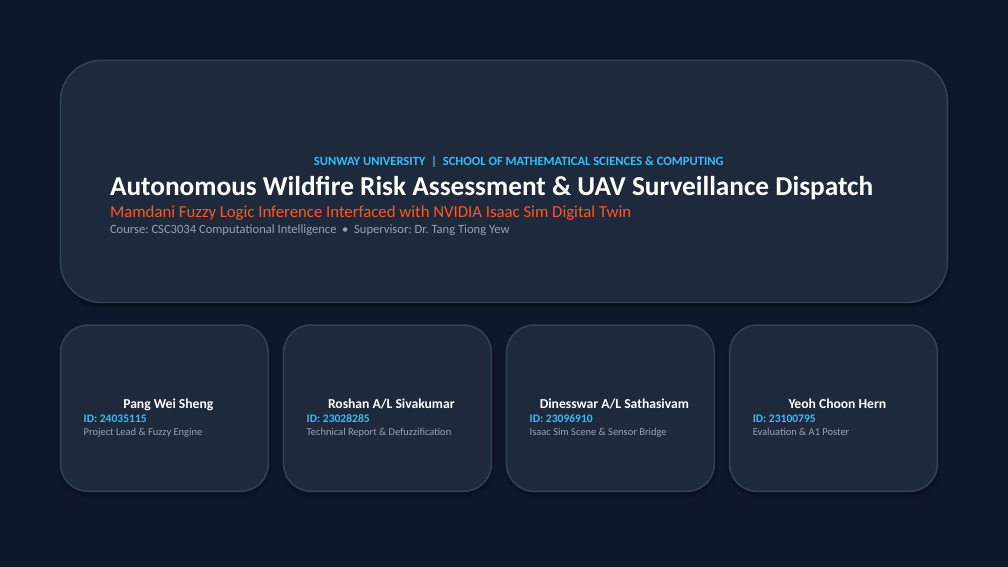
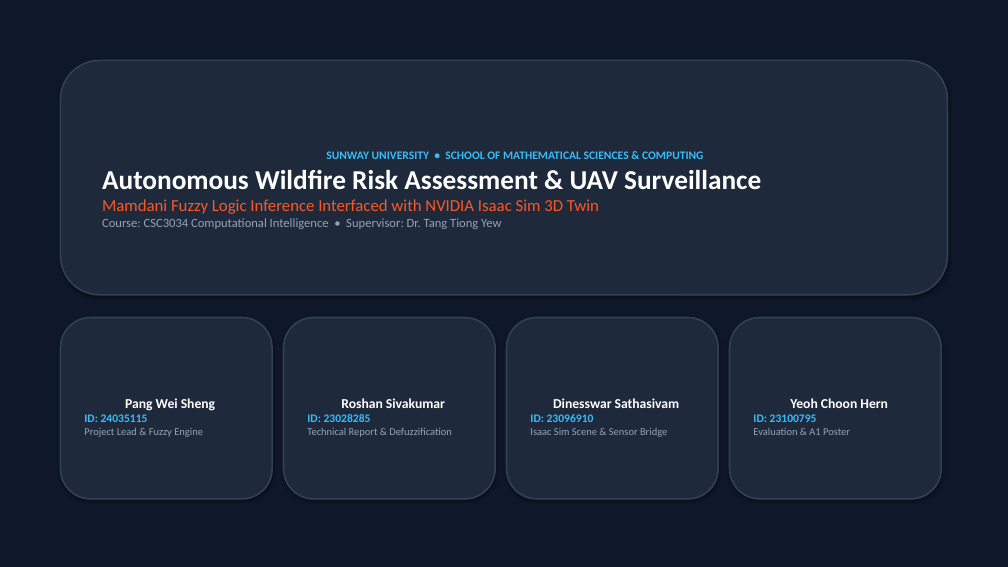
Before and after one commit to 123haiku/csc3034-fuzzy-wildfire-sim, a slide deck: slide 1 of docs/presentation/CSC3034_Presentation_Slides.pptx. Drawn at 1008x567 pixels with LibreOffice and Linux fonts; fonts in the diff are those of the drawing. Boxes give left, top, right and bottom in pixels: in the first picture for what was removed or moved away, otherwise in the second. Text is boxed around its words. In the diff, an @@ line names an element or a change of style, - is before the commit and + after.

```diff
--- a/docs/presentation/CSC3034_Presentation_Slides.pptx
+++ b/docs/presentation/CSC3034_Presentation_Slides.pptx
@@ rounded rectangle "SUNWAY UNIVERSITY • SCHOOL OF ...": place and size @@
-rounded rectangle "SUNWAY UNIVERSITY • SCHOOL OF ..." at <box>60,60,948,302</box>
+rounded rectangle "SUNWAY UNIVERSITY • SCHOOL OF ..." at <box>60,60,948,295</box>
@@ text in rounded rectangle at <box>102,151,761,214</box>: text changed @@
-SUNWAY UNIVERSITY | SCHOOL OF MATHEMATICAL SCIENCES & COMPUTING
-Autonomous Wildfire Risk Assessment & UAV Surveillance Dispatch
-Mamdani Fuzzy Logic Inference Interfaced with NVIDIA Isaac Sim Digital Twin
+SUNWAY UNIVERSITY • SCHOOL OF MATHEMATICAL SCIENCES & COMPUTING
+Autonomous Wildfire Risk Assessment & UAV Surveillance
+Mamdani Fuzzy Logic Inference Interfaced with NVIDIA Isaac Sim 3D Twin
@@ rounded rectangle "Pang Wei Sheng": place and size @@
-rounded rectangle "Pang Wei Sheng" at <box>60,325,268,492</box>
+rounded rectangle "Pang Wei Sheng" at <box>60,318,272,499</box>
@@ rounded rectangle "Roshan Sivakumar": place and size @@
-rounded rectangle "Roshan Sivakumar" at <box>284,325,492,492</box>
+rounded rectangle "Roshan Sivakumar" at <box>284,318,495,499</box>
@@ rounded rectangle "Dinesswar Sathasivam": place and size @@
-rounded rectangle "Dinesswar Sathasivam" at <box>507,325,715,492</box>
+rounded rectangle "Dinesswar Sathasivam" at <box>507,318,718,499</box>
@@ rounded rectangle "Yeoh Choon Hern": place and size @@
-rounded rectangle "Yeoh Choon Hern" at <box>730,325,938,492</box>
+rounded rectangle "Yeoh Choon Hern" at <box>730,318,941,499</box>
@@ text in rounded rectangle at <box>341,398,445,408</box>: text changed @@
-Roshan A/L Sivakumar
+Roshan Sivakumar
@@ text in rounded rectangle at <box>553,398,680,408</box>: text changed @@
-Dinesswar A/L Sathasivam
+Dinesswar Sathasivam
```
Also in this commit, not shown: 7 other slides changed, 3 slides added, 3 slides removed, 2 other files.
